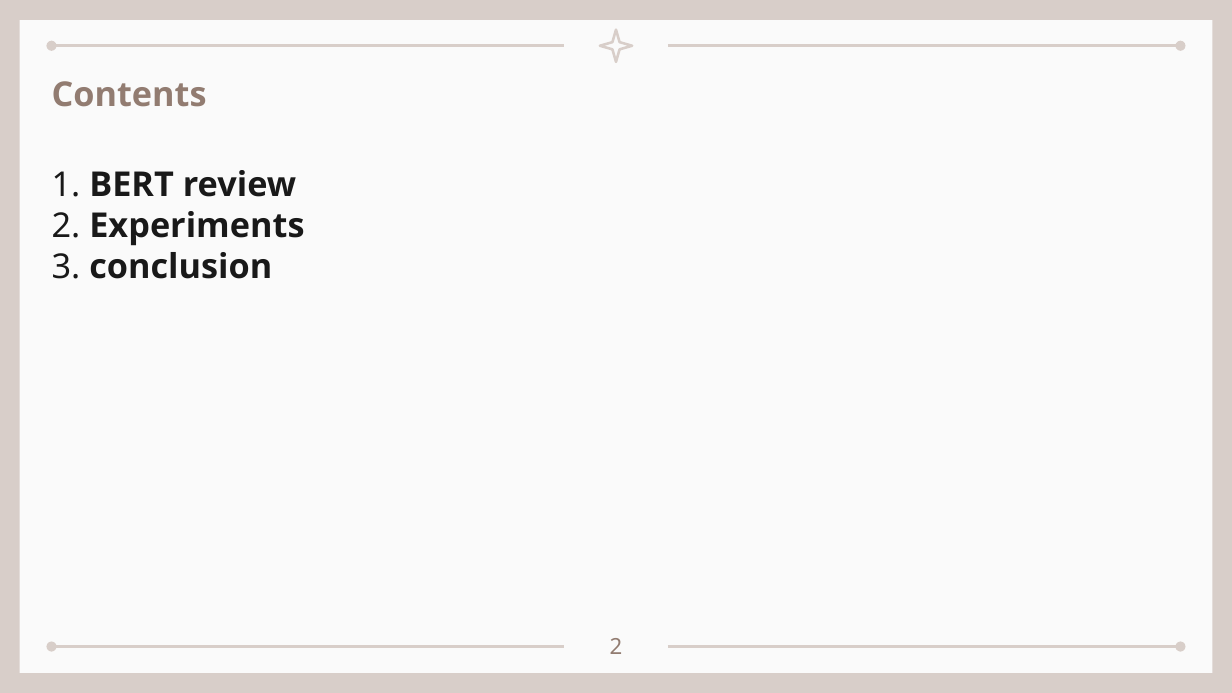
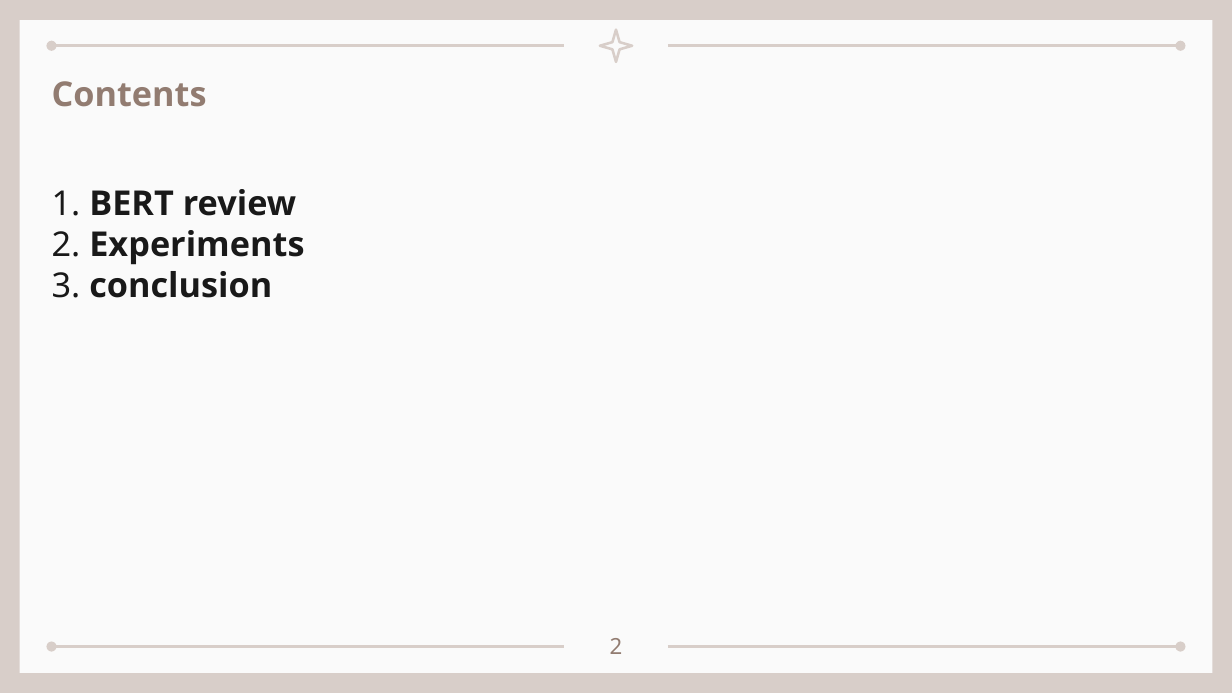
Before and after one commit to seungdeng/DELab, a slide deck: slide 2 of PPT/DSLab_이승건_BERT멘토링발표.pptx. Drawn at 1232x693 pixels with LibreOffice and Linux fonts; fonts in the diff are those of the drawing. Boxes give left, top, right and bottom in pixels: in the first picture for what was removed or moved away, otherwise in the second. Text is boxed around its words. In the diff, an @@ line names an element or a change of style, - is before the commit and + after.

```diff
--- a/PPT/DSLab_이승건_BERT멘토링발표.pptx
+++ b/PPT/DSLab_이승건_BERT멘토링발표.pptx
@@ text "1. BERT review": place and size @@
-text "1. BERT review" at [52, 170, 304, 279]
+text "1. BERT review" at [52, 189, 304, 298]
```
Also in this commit, not shown: 17 other slides changed, 1 other file.
